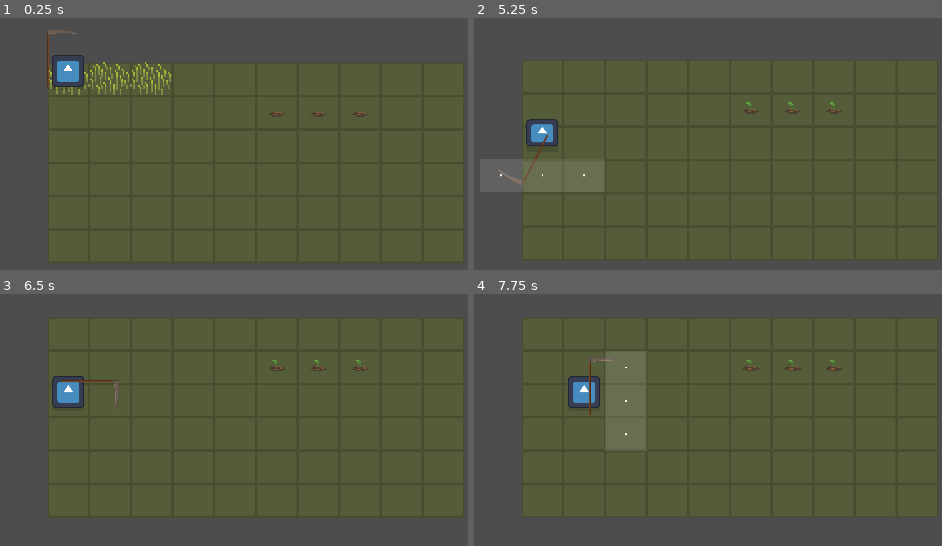
Above: before the commit, frames 1-4 (two rows, left to right).
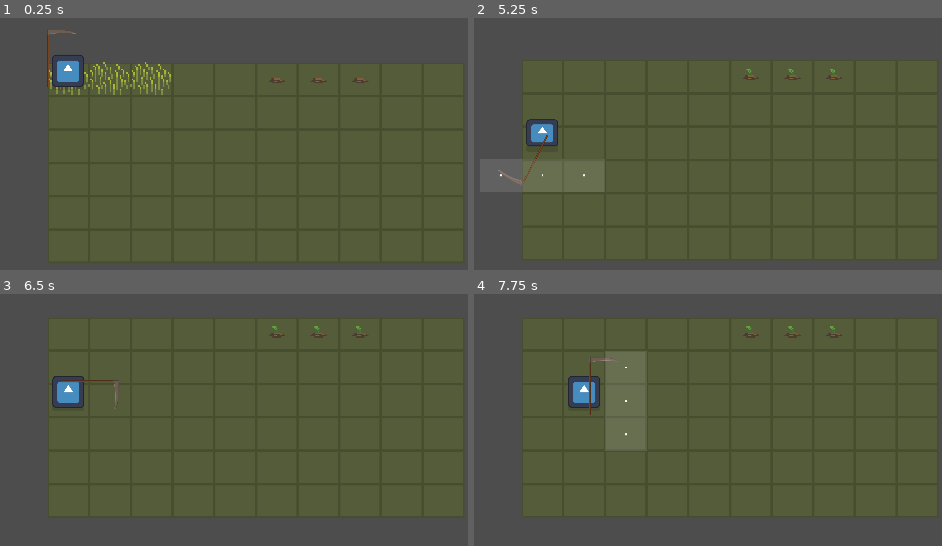
Above: after the commit, the same moments.

Repository: mikeyswine/mike-n-matt
Game: Godot game, scene res://Levels/world.tscn
Two runs of this game, one before a commit and one after it. Both use one fixed random seed, a clock stepped at 60 frames per second and the inputs below. The engine's default icon, where the game draws it, is replaced by a stand-in: a white triangle on a blue panel in a dark square.
Inputs:
- Up to frame 1 (0.25 s): no input
- Up to frame 2 (5.25 s): tap Enter at 0.5, 2, 5 s; hold D (right) 0.53-1.28 s; tap Space (action) at 0.6, 1.25, 1.35, 2.3, 2.85, 3.6, 4.25, 4.55, 5.1 s; hold S (down) 1.28-2.03 s; hold D (right) 2.03-2.78 s; tap E (use) at 2.1, 4.35 s; hold W (up) 2.78-3.53 s; hold A (left) 3.53-5.03 s; hold S (down) from 5.03 s (still down)
- Up to frame 3 (6.5 s): release S (down) at 5.78 s; hold D (right) from 5.78 s (still down); tap Space (action) at 5.85 s
- Up to frame 4 (7.75 s): tap Space (action) at 6.5, 6.8, 7.35 s; release D (right) at 6.53 s; hold W (up) 6.53-7.28 s; tap E (use) at 6.6 s; hold D (right) from 7.28 s (still down)

The runs differ from the first frame. In frame 1, 0.3% of the frame differs, in the area x 57-79%, y 23-40%; in frame 2, 0.3%; in frame 3, 0.3%; in frame 4, 0.3%, in the area x 57-79%, y 12-31%.

Commit message:
slight update

Diff:
--- a/grid_move_sketch/Levels/world.tscn
+++ b/grid_move_sketch/Levels/world.tscn
@@ -205,10 +205,10 @@
 position = Vector2(200, 0)
 
 [node name="PepperPlant" parent="." instance=ExtResource("4_4dvsh")]
-position = Vector2(500, 80)
+position = Vector2(500, 0)
 
 [node name="PepperPlant2" parent="." instance=ExtResource("4_4dvsh")]
-position = Vector2(600, 80)
+position = Vector2(600, 0)
 
 [node name="PepperPlant3" parent="." instance=ExtResource("4_4dvsh")]
-position = Vector2(700, 80)
+position = Vector2(700, 0)
--- a/grid_move_sketch/Player/player.gd
+++ b/grid_move_sketch/Player/player.gd
@@ -81,7 +81,7 @@
 	if my_weapon:
 		my_weapon.set_direction(new_direction)
 	var move_target = attempt_raycast.get_collider()
-	print(move_target)
+	#print(move_target)
 	if !move_target:
 		print("no terrain")
 		return false
--- a/grid_move_sketch/Player/scythe.svg
+++ /dev/null
@@ -1,98 +0,0 @@
-<?xml version="1.0" encoding="UTF-8" standalone="no"?>
-<!-- Created with Inkscape (http://www.inkscape.org/) -->
-
-<svg
-   width="18.280874mm"
-   height="36.624561mm"
-   viewBox="0 0 18.280874 36.624562"
-   version="1.1"
-   id="svg5"
-   inkscape:version="1.2.2 (732a01da63, 2022-12-09)"
-   sodipodi:docname="scythe.svg"
-   xmlns:inkscape="http://www.inkscape.org/namespaces/inkscape"
-   xmlns:sodipodi="http://sodipodi.sourceforge.net/DTD/sodipodi-0.dtd"
-   xmlns="http://www.w3.org/2000/svg"
-   xmlns:svg="http://www.w3.org/2000/svg">
-  <sodipodi:namedview
-     id="namedview7"
-     pagecolor="#ffffff"
-     bordercolor="#111111"
-     borderopacity="1"
-     inkscape:showpageshadow="0"
-     inkscape:pageopacity="0"
-     inkscape:pagecheckerboard="1"
-     inkscape:deskcolor="#d1d1d1"
-     inkscape:document-units="mm"
-     showgrid="false"
-     inkscape:zoom="3.3638608"
-     inkscape:cx="-15.607067"
-     inkscape:cy="93.047845"
-     inkscape:window-width="1920"
-     inkscape:window-height="1129"
-     inkscape:window-x="-8"
-     inkscape:window-y="-8"
-     inkscape:window-maximized="1"
-     inkscape:current-layer="layer1" />
-  <defs
-     id="defs2" />
-  <g
-     inkscape:label="Layer 1"
-     inkscape:groupmode="layer"
-     id="layer1"
-     transform="translate(-86.030943,-129.26898)">
-    <g
-       id="g1229"
-       transform="matrix(0.33275,0,0,0.33275,63.503104,98.473597)">
-      <g
-         id="g1185"
-         transform="translate(-0.97330178,0.05561725)">
-        <path
-           style="fill:#6c5d53;stroke:#917c6f;stroke-width:1"
-           d="m 71.37631,93.499637 c 0,0 40.8367,-1.712006 50.50583,5.033899 3.38215,2.359644 -1.25847,1.730404 -1.25847,1.730404 0,0 -25.830623,-4.624861 -43.574683,1.10116 -2.280984,-2.674251 -5.672677,-1.887706 -5.672677,-1.887706 z"
-           id="path384"
-           sodipodi:nodetypes="cscccc" />
-        <path
-           style="fill:none;stroke:#483e37;stroke-width:1"
-           d="m 71.37631,93.499638 c 0,0 40.8367,-1.71201 50.50583,5.0339"
-           id="path384-3"
-           sodipodi:nodetypes="cc" />
-      </g>
-      <g
-         id="g328"
-         transform="translate(-0.45226145)">
-        <rect
-           style="fill:#502d16;stroke-width:0.279886"
-           id="rect111"
-           width="3.3034954"
-           height="98.947563"
-           x="68.154259"
-           y="103.66684" />
-        <rect
-           style="fill:#784421;stroke-width:0.211575"
-           id="rect111-0"
-           width="1.8877115"
-           height="98.947563"
-           x="68.862152"
-           y="103.66684" />
-      </g>
-      <g
-         id="g324"
-         transform="translate(-14.334815,-36.996114)">
-        <rect
-           style="fill:#483e37;stroke-width:0.094694"
-           id="rect111-8"
-           width="3.3034954"
-           height="11.326271"
-           x="82.036812"
-           y="129.54422" />
-        <rect
-           style="fill:#6c5d53;stroke-width:0.0715823"
-           id="rect111-0-8"
-           width="1.8877115"
-           height="11.326271"
-           x="82.744705"
-           y="129.54422" />
-      </g>
-    </g>
-  </g>
-</svg>
Not shown, removed: grid_move_sketch/Player/scythe.svg.import
